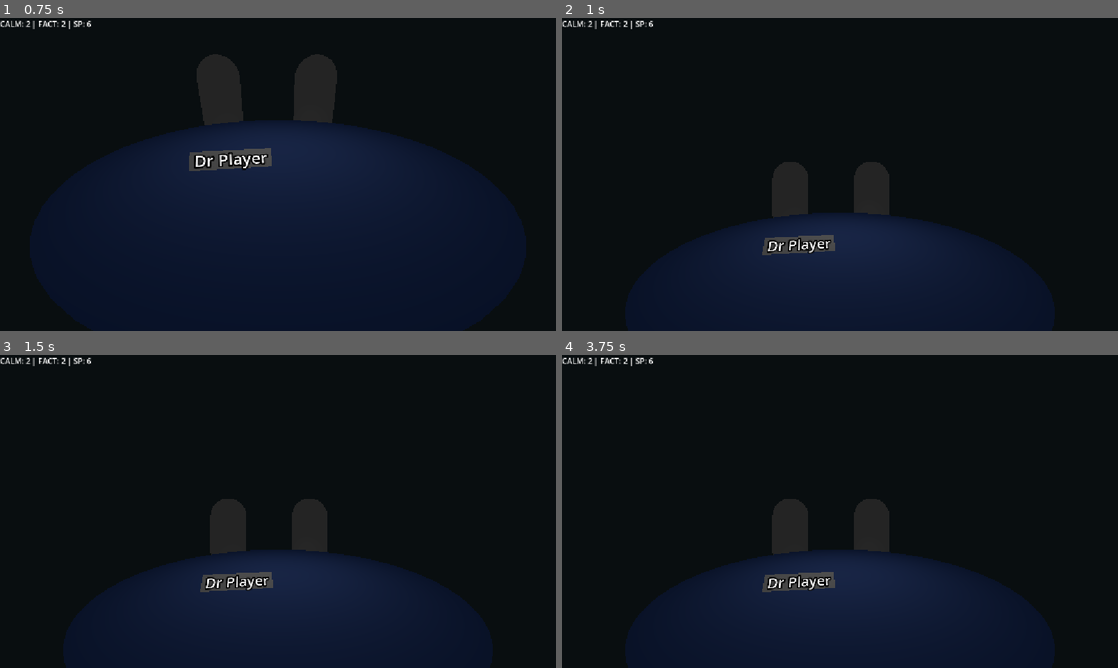
Above: before the commit, frames 1-4 (two rows, left to right).
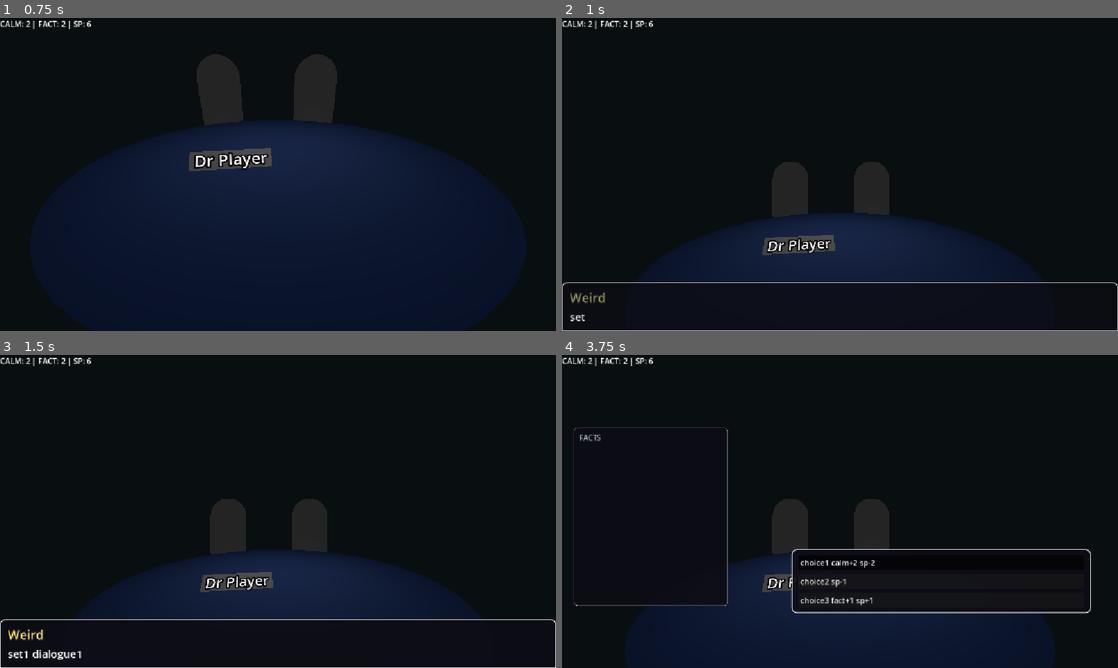
Above: after the commit, the same moments.

Repository: Blulow/octavuss_office
Game: Godot game, scene res://scenes/main_menu.tscn
Two runs of this game, one before a commit and one after it. Both use one fixed random seed, a clock stepped at 60 frames per second and the inputs below.
Inputs (mouse positions are in pixels of both pictures, inside the frame that each line leads up to):
- Up to frame 1 (0.75 s): tap Enter (ui_accept) at 0.5 s; drag from (300, 168) to (333, 105) at 0.52 s
- Up to frame 2 (1 s): no input
- Up to frame 3 (1.5 s): drag from (166, 527) to (250, 574) at 1.27 s
- Up to frame 4 (3.75 s): tap Enter (ui_accept) at 2, 2.75, 3.5 s; move the mouse to (895, 442) at 2.02 s; hold E (interact) 2.03-2.75 s; click (895, 442) at 2.17 s; drag from (812, 574) to (673, 464) at 2.77 s; move the mouse to (1006, 558) at 3.52 s; hold E (interact) from 3.53 s (still down); click (1006, 558) at 3.67 s

Frame 1 is identical in both runs. In frame 2, 1.8% of the frame differs, in the area x 0-100%, y 84-100%; in frame 3, 6.0%; in frame 4, 6.7%, in the area x 2-96%, y 23-83%.
Error before the commit: Invalid access to property or key 'session_index' on a base object of type 'Node (playerData.gd)'. (res://scripts/session_manager.gd:15)

Commit message:
fix: multipler typo

Diff:
--- a/scripts/Player/playerData.gd
+++ b/scripts/Player/playerData.gd
@@ -12,12 +12,12 @@
 var facts_collected : Array[Fact]
 
 class StatData:
-	func _init(_value: float = 1, _multipler: float = 1) -> void:
+	func _init(_value: float = 1, _multiplier: float = 1) -> void:
 		value = _value
-		multipler = _multipler
+		multiplier = _multiplier
 
 	var value: float
-	var multipler: float
+	var multiplier: float
 
 var stats: Dictionary[String, StatData] = {
 	"calm": StatData.new(2, 1),
@@ -26,6 +26,7 @@
 }
 
 var pending_fact: Fact = Fact.new()
+var session_index: int = 0
 
 func can_afford(cost: int) -> bool:
 	return money >= cost
@@ -54,7 +55,7 @@
 	if not stats.has(stat_name):
 		push_warning("boost_stat: unknown stat '%s'" % stat_name)
 		return
-	stats[stat_name].multipler *= amount
+	stats[stat_name].multiplier *= amount
 
 func add_pending_fact() -> void:
 	add_fact(pending_fact.id, pending_fact.fact_description)
